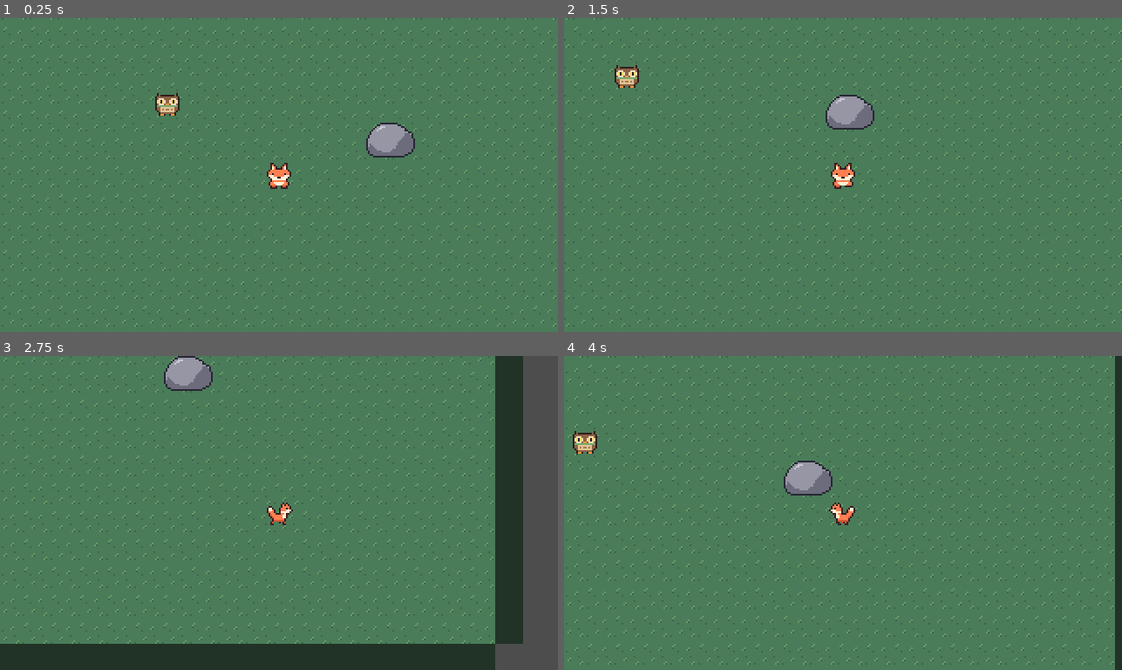
Above: before the commit, frames 1-4 (two rows, left to right).
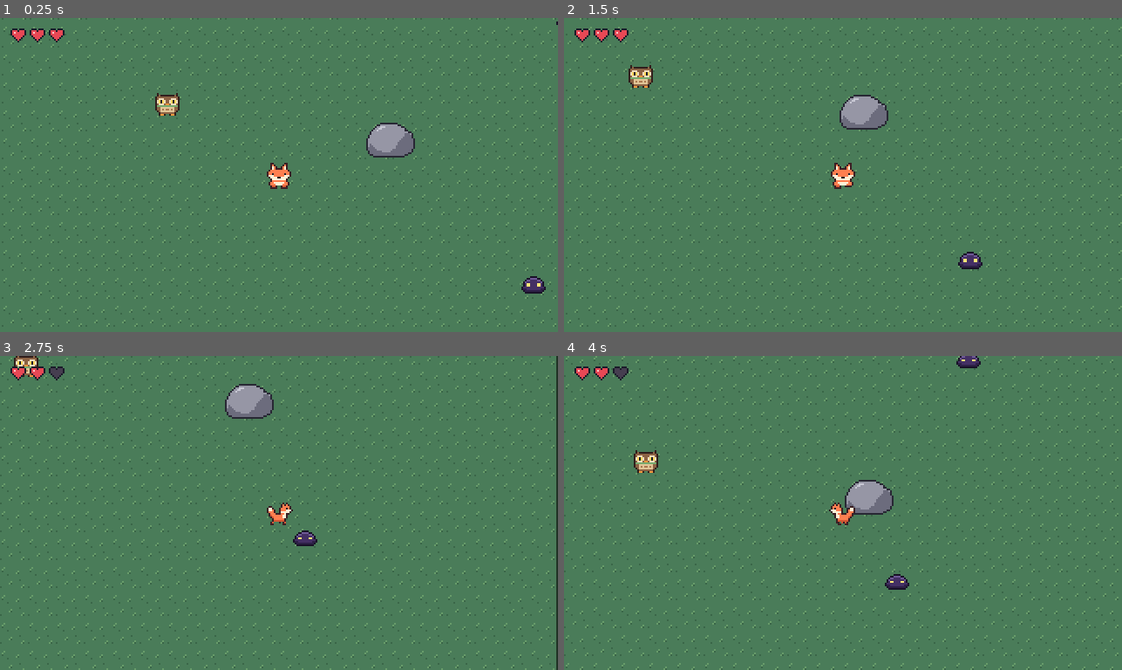
Above: after the commit, the same moments.

Repository: passedcloud-cmd/trymakegame
Game: Godot game, scene res://scenes/main.tscn
Two runs of this game, one before a commit and one after it. Both use one fixed random seed, a clock stepped at 60 frames per second and the inputs below.
Inputs:
- Up to frame 1 (0.25 s): no input
- Up to frame 2 (1.5 s): hold Right (ui_right) 0.53-1.28 s; tap X (attack, bound only after the commit) at 0.6 s; hold Down (ui_down) from 1.28 s (still down); tap Z (interact) at 1.35 s
- Up to frame 3 (2.75 s): tap X (attack, bound only after the commit) at 1.55, 2.1 s; release Down (ui_down) at 2.03 s; hold Right (ui_right) from 2.03 s (still down)
- Up to frame 4 (4 s): release Right (ui_right) at 2.78 s; hold Up (ui_up) 2.78-3.53 s; tap X (attack, bound only after the commit) at 2.85, 3.8 s; hold Left (ui_left) from 3.53 s (still down); hold Z (interact) from 3.53 s (still down)

The runs differ from the first frame. In frame 1, 0.4% of the frame differs, in the area x 1-100%, y 1-88%; in frame 2, 7.7%; in frame 3, 26%, in the area x 0-100%, y 0-100%; in frame 4, 9.2%.

Commit message:
꼬리 공격, 그림자 슬라임, 체력 하트 추가
- X키로 바라보는 방향에 꼬리 휘두르기 (효과 그림, 쿨타임)
- 그림자 슬라임: 어슬렁거리다 가까이 오면 추격, 2번 맞으면 사라짐
- 코랄 체력 3칸: 맞으면 밀려나고 1초 무적(깜빡임), 0이 되면 다시 시작
- 화면 왼쪽 위 하트 HUD
- 카메라가 맵 밖을 비추지 않도록 제한, 벽 모서리 빈틈 메움

Co-Authored-By: Claude Opus 5.5 <noreply@anthropic.com>
Claude-Session: https://claude.ai/code/session_013dURMXEwfX9pmMf13tBkk7

Diff:
--- a/project.godot
+++ b/project.godot
@@ -36,6 +36,12 @@
 ]
 }
 
+attack={
+"deadzone": 0.2,
+"events": [Object(InputEventKey,"resource_local_to_scene":false,"resource_name":"","device":-1,"window_id":0,"alt_pressed":false,"shift_pressed":false,"ctrl_pressed":false,"meta_pressed":false,"pressed":false,"keycode":0,"physical_keycode":88,"key_label":0,"unicode":120,"location":0,"echo":false,"script":null)
+]
+}
+
 [rendering]
 
 textures/canvas_textures/default_texture_filter=0
--- /dev/null
+++ b/scenes/hud.tscn
@@ -0,0 +1,17 @@
+[gd_scene load_steps=4 format=3]
+
+[ext_resource type="Script" path="res://scripts/hud.gd" id="1_hud"]
+[ext_resource type="Texture2D" path="res://assets/heart_full.png" id="2_full"]
+[ext_resource type="Texture2D" path="res://assets/heart_empty.png" id="3_empty"]
+
+[node name="HUD" type="CanvasLayer"]
+script = ExtResource("1_hud")
+heart_full = ExtResource("2_full")
+heart_empty = ExtResource("3_empty")
+
+[node name="Hearts" type="HBoxContainer" parent="."]
+offset_left = 6.0
+offset_top = 6.0
+offset_right = 60.0
+offset_bottom = 14.0
+theme_override_constants/separation = 2
--- a/scenes/main.tscn
+++ b/scenes/main.tscn
@@ -1,16 +1,18 @@
-[gd_scene load_steps=9 format=3]
+[gd_scene load_steps=11 format=3]
 
 [ext_resource type="PackedScene" path="res://scenes/player.tscn" id="1_player"]
 [ext_resource type="Texture2D" path="res://assets/grass.png" id="2_grass"]
 [ext_resource type="Texture2D" path="res://assets/rock.png" id="3_rock"]
 [ext_resource type="PackedScene" path="res://scenes/npc.tscn" id="4_npc"]
 [ext_resource type="Texture2D" path="res://assets/owl_chief.png" id="5_owl"]
+[ext_resource type="PackedScene" path="res://scenes/shadow_slime.tscn" id="6_slime"]
+[ext_resource type="PackedScene" path="res://scenes/hud.tscn" id="7_hud"]
 
 [sub_resource type="RectangleShape2D" id="RectangleShape2D_rock"]
 size = Vector2(26, 14)
 
 [sub_resource type="RectangleShape2D" id="RectangleShape2D_wall_h"]
-size = Vector2(480, 16)
+size = Vector2(512, 16)
 
 [sub_resource type="RectangleShape2D" id="RectangleShape2D_wall_v"]
 size = Vector2(16, 270)
@@ -32,9 +34,9 @@
 position = Vector2(0, -143)
 
 [node name="Body" type="ColorRect" parent="Walls/Top"]
-offset_left = -240.0
+offset_left = -256.0
 offset_top = -8.0
-offset_right = 240.0
+offset_right = 256.0
 offset_bottom = 8.0
 color = Color(0.13, 0.2, 0.15, 1)
 
@@ -45,9 +47,9 @@
 position = Vector2(0, 143)
 
 [node name="Body" type="ColorRect" parent="Walls/Bottom"]
-offset_left = -240.0
+offset_left = -256.0
 offset_top = -8.0
-offset_right = 240.0
+offset_right = 256.0
 offset_bottom = 8.0
 color = Color(0.13, 0.2, 0.15, 1)
 
@@ -103,3 +105,14 @@
 [node name="Sprite2D" parent="Objects/OwlChief" index="0"]
 texture = ExtResource("5_owl")
 hframes = 2
+
+[node name="ShadowSlime" parent="Objects" instance=ExtResource("6_slime")]
+position = Vector2(150, 60)
+
+[node name="ShadowSlime2" parent="Objects" instance=ExtResource("6_slime")]
+position = Vector2(-150, 90)
+
+[node name="ShadowSlime3" parent="Objects" instance=ExtResource("6_slime")]
+position = Vector2(170, -90)
+
+[node name="HUD" parent="." instance=ExtResource("7_hud")]
--- a/scenes/player.tscn
+++ b/scenes/player.tscn
@@ -1,10 +1,14 @@
-[gd_scene load_steps=4 format=3]
+[gd_scene load_steps=7 format=3]
 
 [ext_resource type="Script" path="res://scripts/player.gd" id="1_player"]
 [ext_resource type="Texture2D" path="res://assets/coral.png" id="2_sprite"]
+[ext_resource type="Texture2D" path="res://assets/tail_swipe.png" id="3_swipe"]
 
 [sub_resource type="RectangleShape2D" id="RectangleShape2D_feet"]
 size = Vector2(10, 6)
+
+[sub_resource type="RectangleShape2D" id="RectangleShape2D_tail"]
+size = Vector2(16, 16)
 
 [node name="Player" type="CharacterBody2D" groups=["player"]]
 motion_mode = 1
@@ -19,4 +23,17 @@
 position = Vector2(0, 4)
 shape = SubResource("RectangleShape2D_feet")
 
+[node name="TailHitbox" type="Area2D" parent="."]
+position = Vector2(0, 14)
+
+[node name="CollisionShape2D" type="CollisionShape2D" parent="TailHitbox"]
+shape = SubResource("RectangleShape2D_tail")
+
+[node name="TailSwipe" type="Sprite2D" parent="."]
+texture = ExtResource("3_swipe")
+
 [node name="Camera2D" type="Camera2D" parent="."]
+limit_left = -256
+limit_top = -151
+limit_right = 256
+limit_bottom = 151
--- /dev/null
+++ b/scenes/shadow_slime.tscn
@@ -0,0 +1,28 @@
+[gd_scene load_steps=5 format=3]
+
+[ext_resource type="Script" path="res://scripts/shadow_slime.gd" id="1_slime"]
+[ext_resource type="Texture2D" path="res://assets/shadow_slime.png" id="2_sprite"]
+
+[sub_resource type="RectangleShape2D" id="RectangleShape2D_body"]
+size = Vector2(12, 6)
+
+[sub_resource type="CircleShape2D" id="CircleShape2D_contact"]
+radius = 8.0
+
+[node name="ShadowSlime" type="CharacterBody2D" groups=["enemy"]]
+motion_mode = 1
+script = ExtResource("1_slime")
+
+[node name="Sprite2D" type="Sprite2D" parent="."]
+texture = ExtResource("2_sprite")
+hframes = 2
+
+[node name="CollisionShape2D" type="CollisionShape2D" parent="."]
+position = Vector2(0, 4)
+shape = SubResource("RectangleShape2D_body")
+
+[node name="ContactArea" type="Area2D" parent="."]
+
+[node name="CollisionShape2D" type="CollisionShape2D" parent="ContactArea"]
+position = Vector2(0, 3)
+shape = SubResource("CircleShape2D_contact")
--- /dev/null
+++ b/scripts/hud.gd
@@ -0,0 +1,24 @@
+extends CanvasLayer
+## 화면 왼쪽 위에 코랄의 체력을 하트로 보여줘요.
+
+@export var heart_full: Texture2D
+@export var heart_empty: Texture2D
+
+@onready var hearts: HBoxContainer = $Hearts
+
+
+func _ready() -> void:
+	var player := get_tree().get_first_node_in_group("player")
+	if player:
+		player.health_changed.connect(update_hearts)
+		update_hearts(player.hp, player.max_hp)
+
+
+func update_hearts(hp: int, max_hp: int) -> void:
+	# 하트를 전부 지우고 체력만큼 다시 그려요.
+	for child in hearts.get_children():
+		child.queue_free()
+	for i in max_hp:
+		var heart := TextureRect.new()
+		heart.texture = heart_full if i < hp else heart_empty
+		hearts.add_child(heart)
--- a/scripts/player.gd
+++ b/scripts/player.gd
@@ -1,11 +1,27 @@
 extends CharacterBody2D
 ## 주인공 여우 "코랄"을 움직이는 코드예요.
+
+## 체력이 바뀔 때마다 알려주는 신호예요. (화면 위 하트가 이걸 듣고 바뀌어요)
+signal health_changed(hp: int, max_hp: int)
 
 ## 코랄이 1초에 몇 픽셀 움직일지 정해요. 숫자가 클수록 빨라요.
 @export var speed: float = 80.0
 ## 걷기 그림이 1초에 몇 장 넘어갈지 정해요.
 @export var walk_fps: float = 8.0
 
+@export_group("전투")
+## 최대 체력 (하트 개수)
+@export var max_hp: int = 3
+## 꼬리 공격이 몬스터에게 주는 피해
+@export var attack_damage: int = 1
+## 꼬리를 휘두르는 시간 (초)
+@export var attack_duration: float = 0.15
+## 한 번 휘두른 뒤 다시 휘두를 수 있을 때까지 기다리는 시간 (초)
+@export var attack_cooldown: float = 0.35
+## 맞은 뒤 무적인 시간 (초)
+@export var invincible_time: float = 1.0
+
+@export_group("그림 줄 번호")
 # 스프라이트 시트(assets/coral.png)에서 방향마다 몇 번째 줄을 쓸지 정해요.
 # 다른 그림으로 바꿀 때 줄 순서가 다르면 이 숫자만 고치면 돼요.
 @export var row_down: int = 0
@@ -13,13 +29,31 @@
 @export var row_side: int = 2
 
 @onready var sprite: Sprite2D = $Sprite2D
+@onready var tail_hitbox: Area2D = $TailHitbox
+@onready var tail_swipe: Sprite2D = $TailSwipe
 
+var hp := 0
+var facing := Vector2.DOWN       # 코랄이 바라보는 방향
 var facing_row := 0
 var walk_time := 0.0
+var attack_timer := 0.0          # 0보다 크면 지금 꼬리를 휘두르는 중
+var cooldown_timer := 0.0
+var invincible_timer := 0.0      # 0보다 크면 무적
+var knockback := Vector2.ZERO    # 맞았을 때 뒤로 밀려나는 힘
+var hit_enemies: Array = []      # 이번 휘두르기에 이미 맞은 몬스터 (한 번에 두 번 맞지 않게)
+var is_dead := false
+
+
+func _ready() -> void:
+	hp = max_hp
+	tail_swipe.hide()
 
 
 # 이 함수는 게임이 돌아가는 동안 1초에 60번씩 자동으로 불려요.
 func _physics_process(delta: float) -> void:
+	if is_dead:
+		return
+
 	# 방향키 입력을 읽어서 "어느 쪽으로 갈지"를 구해요.
 	# 예: 오른쪽 키 → (1, 0), 위쪽 키 → (0, -1)
 	var direction := Input.get_vector("ui_left", "ui_right", "ui_up", "ui_down")
@@ -27,15 +61,90 @@
 	# 대화 중에는 움직이지 않아요.
 	if Dialogue.is_open:
 		direction = Vector2.ZERO
+	elif Input.is_action_just_pressed("attack") and cooldown_timer <= 0.0:
+		start_attack()
 
-	# 방향 × 속도 = 실제로 움직일 빠르기
-	velocity = direction * speed
+	# 방향 × 속도 = 실제로 움직일 빠르기. 꼬리를 휘두르는 동안은 느려져요.
+	var move_speed := speed * (0.4 if attack_timer > 0.0 else 1.0)
+	velocity = direction * move_speed + knockback
+	knockback = knockback.move_toward(Vector2.ZERO, 600.0 * delta)
 
 	# 실제로 움직여요. 벽에 부딪히면 알아서 멈추거나 미끄러져요.
 	move_and_slide()
 
+	update_attack(delta)
+	update_invincible(delta)
 	update_animation(direction, delta)
 
+
+# ── 공격 ───────────────────────────────────────────────
+
+func start_attack() -> void:
+	attack_timer = attack_duration
+	cooldown_timer = attack_cooldown
+	hit_enemies.clear()
+
+	# 바라보는 방향 앞쪽에 공격 판정과 효과 그림을 놓아요.
+	tail_hitbox.position = facing * 12.0 + Vector2(0, 2)
+	tail_swipe.position = facing * 8.0 + Vector2(0, 2)
+	tail_swipe.rotation = facing.angle()
+	tail_swipe.modulate.a = 1.0
+	tail_swipe.show()
+
+
+func update_attack(delta: float) -> void:
+	cooldown_timer -= delta
+	if attack_timer <= 0.0:
+		return
+
+	attack_timer -= delta
+	# 효과 그림이 점점 투명해져요.
+	tail_swipe.modulate.a = clampf(attack_timer / attack_duration, 0.0, 1.0)
+
+	# 공격 판정 안에 있는 몬스터에게 피해를 줘요.
+	for body in tail_hitbox.get_overlapping_bodies():
+		if body.is_in_group("enemy") and body not in hit_enemies:
+			hit_enemies.append(body)
+			body.take_hit(attack_damage, global_position)
+
+	if attack_timer <= 0.0:
+		tail_swipe.hide()
+
+
+# ── 체력 ───────────────────────────────────────────────
+
+## 몬스터에게 맞았을 때 불려요. from은 때린 몬스터의 위치예요.
+func take_damage(amount: int, from: Vector2) -> void:
+	if invincible_timer > 0.0 or is_dead or Dialogue.is_open:
+		return
+	hp = max(hp - amount, 0)
+	health_changed.emit(hp, max_hp)
+	knockback = (global_position - from).normalized() * 180.0
+	invincible_timer = invincible_time
+	if hp <= 0:
+		die()
+
+
+func update_invincible(delta: float) -> void:
+	if invincible_timer <= 0.0:
+		return
+	invincible_timer -= delta
+	# 무적인 동안 깜빡깜빡해요.
+	sprite.visible = invincible_timer <= 0.0 or int(invincible_timer * 15.0) % 2 == 0
+
+
+func die() -> void:
+	is_dead = true
+	sprite.visible = true
+	tail_swipe.hide()
+	# 천천히 사라진 뒤 게임을 처음부터 다시 시작해요.
+	var tween := create_tween()
+	tween.tween_property(sprite, "modulate:a", 0.0, 0.8)
+	tween.tween_interval(0.4)
+	tween.tween_callback(get_tree().reload_current_scene)
+
+
+# ── 애니메이션 ─────────────────────────────────────────
 
 # 움직이는 방향에 맞춰 그림을 바꿔요.
 func update_animation(direction: Vector2, delta: float) -> void:
@@ -46,13 +155,17 @@
 		return
 
 	# 좌우로 더 많이 움직이면 옆모습, 아니면 앞/뒷모습
-	if absf(direction.x) > absf(direction.y):
-		facing_row = row_side
-		# 옆모습 그림은 오른쪽을 보고 있어서, 왼쪽으로 갈 땐 좌우를 뒤집어요.
-		sprite.flip_h = direction.x < 0
-	else:
-		facing_row = row_down if direction.y > 0 else row_up
-		sprite.flip_h = false
+	# 꼬리를 휘두르는 중에는 방향을 바꾸지 않아요.
+	if attack_timer <= 0.0:
+		if absf(direction.x) > absf(direction.y):
+			facing = Vector2.RIGHT if direction.x > 0 else Vector2.LEFT
+			facing_row = row_side
+			# 옆모습 그림은 오른쪽을 보고 있어서, 왼쪽으로 갈 땐 좌우를 뒤집어요.
+			sprite.flip_h = direction.x < 0
+		else:
+			facing = Vector2.DOWN if direction.y > 0 else Vector2.UP
+			facing_row = row_down if direction.y > 0 else row_up
+			sprite.flip_h = false
 
 	# 시간이 흐르는 만큼 다음 칸으로 넘겨요. (0 → 1 → 2 → 3 → 0 ...)
 	walk_time += delta
--- /dev/null
+++ b/scripts/shadow_slime.gd
@@ -0,0 +1,91 @@
+extends CharacterBody2D
+## 그림자 슬라임: 어슬렁거리다가 코랄이 가까이 오면 쫓아와요.
+
+## 체력 (꼬리에 몇 번 맞으면 사라질지)
+@export var max_hp: int = 2
+## 움직이는 속도
+@export var move_speed: float = 28.0
+## 코랄이 이 거리(픽셀) 안에 들어오면 쫓아와요.
+@export var chase_range: float = 72.0
+## 코랄에게 닿았을 때 주는 피해 (하트 개수)
+@export var damage: int = 1
+
+@onready var sprite: Sprite2D = $Sprite2D
+@onready var contact_area: Area2D = $ContactArea
+
+var hp := 0
+var time := 0.0
+var knockback := Vector2.ZERO
+var wander_direction := Vector2.ZERO
+var wander_timer := 0.0
+var is_dying := false
+
+
+func _ready() -> void:
+	hp = max_hp
+	# 슬라임마다 통통 튀는 박자가 조금씩 달라지게 해요.
+	time = randf() * 2.0
+
+
+func _physics_process(delta: float) -> void:
+	if is_dying:
+		return
+
+	# 통통 튀는 애니메이션 (2칸을 번갈아 보여줘요)
+	time += delta
+	sprite.frame = int(time * 3.0) % 2
+
+	# 대화 중에는 가만히 있어요.
+	if Dialogue.is_open:
+		return
+
+	velocity = decide_direction(delta) * move_speed + knockback
+	knockback = knockback.move_toward(Vector2.ZERO, 500.0 * delta)
+	move_and_slide()
+
+	# 코랄에게 닿으면 피해를 줘요.
+	for body in contact_area.get_overlapping_bodies():
+		if body.is_in_group("player"):
+			body.take_damage(damage, global_position)
+
+
+# 어느 쪽으로 움직일지 정해요.
+func decide_direction(delta: float) -> Vector2:
+	var player := get_tree().get_first_node_in_group("player") as Node2D
+	if player and global_position.distance_to(player.global_position) < chase_range:
+		# 코랄이 가까우면 코랄 쪽으로!
+		return global_position.direction_to(player.global_position)
+
+	# 멀면 가끔 방향을 바꾸며 어슬렁거려요. (가만히 쉬기도 해요)
+	wander_timer -= delta
+	if wander_timer <= 0.0:
+		wander_timer = randf_range(1.0, 2.5)
+		wander_direction = Vector2.ZERO if randf() < 0.4 else Vector2.from_angle(randf() * TAU)
+	return wander_direction * 0.6
+
+
+## 코랄의 꼬리에 맞았을 때 불려요. from은 코랄의 위치예요.
+func take_hit(amount: int, from: Vector2) -> void:
+	if is_dying:
+		return
+	hp -= amount
+	knockback = (global_position - from).normalized() * 200.0
+
+	# 빨갛게 번쩍!
+	sprite.modulate = Color(1, 0.35, 0.35)
+	var tween := create_tween()
+	tween.tween_property(sprite, "modulate", Color.WHITE, 0.2)
+
+	if hp <= 0:
+		die()
+
+
+func die() -> void:
+	is_dying = true
+	# 더 이상 부딪히지 않게 충돌을 꺼요.
+	$CollisionShape2D.set_deferred("disabled", true)
+	# 납작해지면서 사라져요.
+	var tween := create_tween().set_parallel()
+	tween.tween_property(sprite, "scale", Vector2(1.6, 0.2), 0.25)
+	tween.tween_property(sprite, "modulate:a", 0.0, 0.25)
+	tween.chain().tween_callback(queue_free)
Binary file added: assets/heart_empty.png
Not shown, added: assets/heart_empty.png.import
Binary file added: assets/heart_full.png
Not shown, added: assets/heart_full.png.import
Binary file added: assets/shadow_slime.png
Not shown, added: assets/shadow_slime.png.import
Binary file added: assets/tail_swipe.png
Not shown, added: assets/tail_swipe.png.import
Not shown, added: scripts/hud.gd.uid
Not shown, added: scripts/shadow_slime.gd.uid
Not shown, changed: README.md
Not shown, changed: tools/make_art.py
